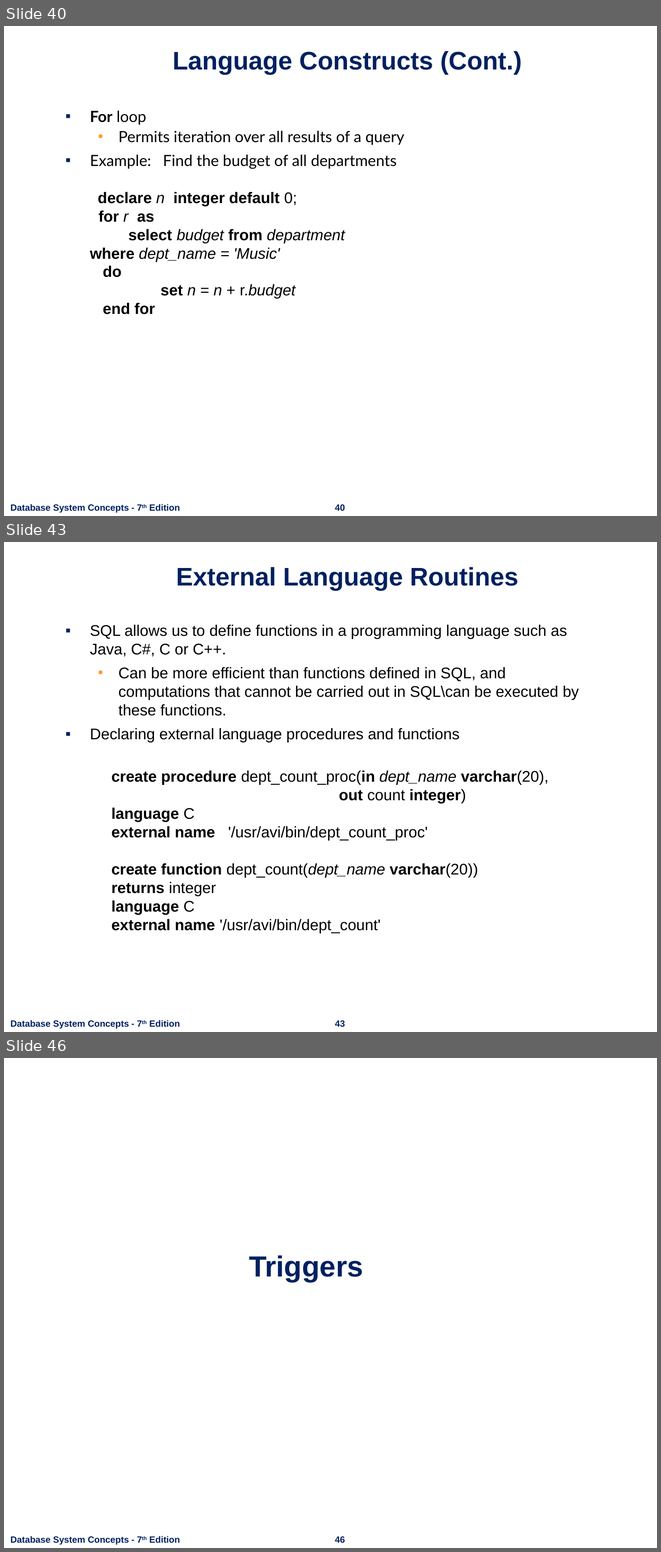
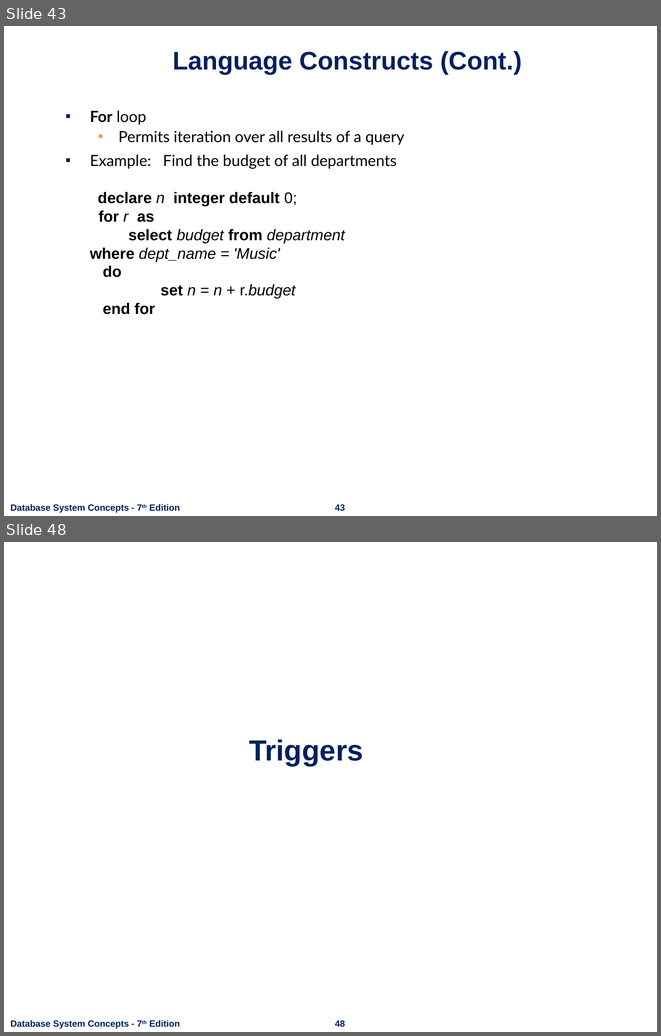
Before and after one commit to nashurgessa/DB-practices, a slide deck: Slides/L18-24 Advanced SQL.pptx. Shown one above the other, each under a label of ours: slides 40, 43 and 46 before the commit, slides 43 and 48 after it; the slides between them are not shown. The pictures are 661x1552 and 661x1036 pixels, drawn with LibreOffice and Linux fonts; fonts in the diff are those of the drawing; background and template pictures are left out. Boxes give left, top, right and bottom in pixels: in the first picture for what was removed or moved away, otherwise in the second. Text is boxed around its words. In the diff, an @@ line names an element or a change of style, - is before the commit and + after.

```diff
--- a/Slides/L18-24 Advanced SQL.pptx
+++ b/Slides/L18-24 Advanced SQL.pptx
@@ slide 43 removed at [4,542,657,1032], background #FFFFFF; not listed: 2 template elements that a slide beside it also shows @@
@@ title removed at [176,567,519,590] @@
-External Language Routines
@@ text removed at [90,625,579,933] @@
-▪ SQL allows us to define functions in a programming language such as Java, C#, C or C++.
-  • Can be more efficient than functions defined in SQL, and computations that cannot be carried out in SQL\can be executed by these functions.
-▪ Declaring external language procedures and functions
-create procedure dept_count_proc(in dept_name varchar(20),
-out count integer)
-language C
-external name '/usr/avi/bin/dept_count_proc'
-create function dept_count(dept_name varchar(20))
-returns integer
-language C
-external name '/usr/avi/bin/dept_count'
@@ what was slide 40 is now slide 43 @@
@@ page number at [335,504,345,510]: text changed @@
-40
+43
@@ what was slide 46 is now slide 48 @@
```
Also in this commit, not shown: 9 slides changed, 11 slides added, 12 other slides removed, 2 other files.
